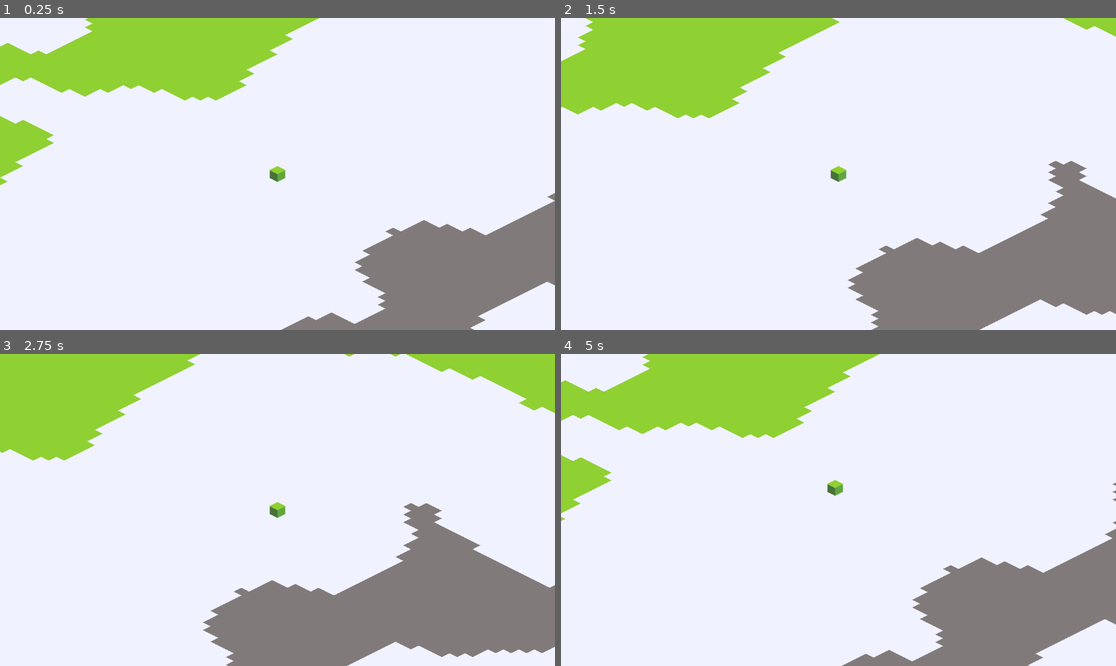
Above: before the commit, frames 1-4 (two rows, left to right).
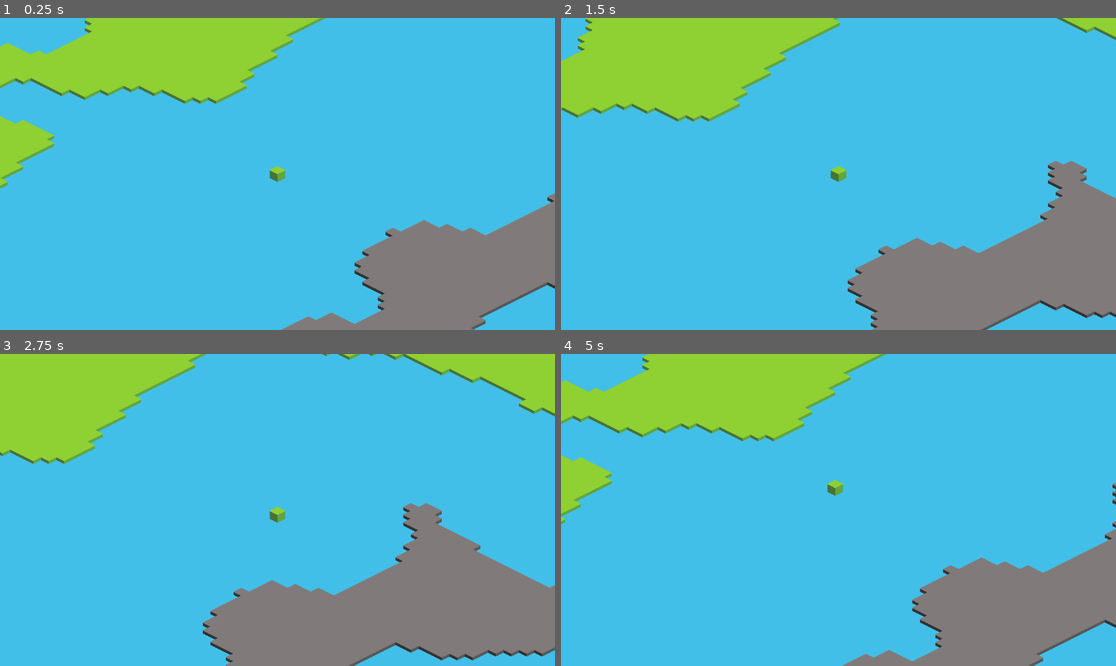
Above: after the commit, the same moments.

Repository: Ipnu22Aris33/hello-craft
Game: Godot game, scene res://scenes/World.tscn
The game is run twice, just before and just after one commit, with the same random seed, the same clock (stepped at 60 frames per second) and the same inputs.
Inputs (mouse positions are in pixels of both pictures, inside the frame that each line leads up to):
- Up to frame 1 (0.25 s): no input
- Up to frame 2 (1.5 s): tap Enter (ui_accept) at 0.5, 0.77 s; move the mouse to (960, 158) at 0.52 s; hold Right (ui_right) 0.53-1.28 s; hold H 0.53-1.28 s; click (960, 158) at 0.67 s; tap Shift at 0.8, 1.35 s; move the mouse to (727, 189) at 1.27 s; hold Down (ui_down) from 1.28 s (still down)
- Up to frame 3 (2.75 s): tap Enter (ui_accept) at 1.52 s; tap H at 1.55 s; move the mouse to (333, 441) at 2.02 s; release Down (ui_down) at 2.03 s; hold Right (ui_right) from 2.03 s (still down); hold H from 2.03 s (still down); tap Shift at 2.3 s
- Up to frame 4 (5 s): move the mouse to (810, 572) at 2.77 s; release Right (ui_right) at 2.78 s; release H at 2.78 s; hold Up (ui_up) 2.78-3.53 s; tap Shift at 2.85, 3.8, 4.35 s; click (810, 572) at 2.92 s; tap Enter (ui_accept) at 3.02, 3.77, 4.52 s; tap H at 3.05, 4.55 s; move the mouse to (1005, 556) at 3.52 s; hold H 3.53-4.28 s; hold Left (ui_left) from 3.53 s (still down); move the mouse to (672, 463) at 4.27 s

The runs differ from the first frame. In frame 1, 79% of the frame differs, in the area x 0-100%, y 0-100%; in frame 2, 75%; in frame 3, 72%; in frame 4, 79%.

Commit message:
feat: add debug offset, refactor player, and update tile atlas coordinates

Diff:
--- a/scenes/World.tscn
+++ b/scenes/World.tscn
@@ -36,6 +36,8 @@
 3:4/0/texture_origin = Vector2i(0, -8)
 4:4/0 = 0
 4:4/0/texture_origin = Vector2i(0, -8)
+4:1/0 = 0
+4:1/0/texture_origin = Vector2i(0, -8)
 
 [sub_resource type="TileSetAtlasSource" id="TileSetAtlasSource_hlk0d"]
 texture = ExtResource("4_1lgw5")
@@ -209,12 +211,12 @@
 tile_shape = 1
 tile_layout = 4
 tile_size = Vector2i(32, 16)
+physics_layer_0/collision_layer = 1
 sources/0 = SubResource("TileSetAtlasSource_1lgw5")
 sources/1 = SubResource("TileSetAtlasSource_hlk0d")
 
 [node name="World" type="Node2D" unique_id=914060483]
 script = ExtResource("1_kqs1s")
-render_distance = 8
 chunk_scene = ExtResource("2_32lhk")
 player_scene = ExtResource("3_hlk0d")
 
--- a/scripts/atlas_registry.gd
+++ b/scripts/atlas_registry.gd
@@ -4,7 +4,7 @@
 const GROUNDS := {
 	0: { # atlas_id
 		"grass": {"atlas_coord": Vector2i(0, 0), "replaceable": true},
-		"dirt": {"atlas_coord": Vector2i(1, 0), "replaceable": true},
+		"dirt": {"atlas_coord": Vector2i(4, 1), "replaceable": true},
 		"sand": {"atlas_coord": Vector2i(2, 0), "replaceable": true},
 		"snow": {"atlas_coord": Vector2i(3, 0), "replaceable": true},
 		"dirt_snow": {"atlas_coord": Vector2i(4, 0), "replaceable": true},
@@ -13,8 +13,8 @@
 }
 
 const LIQUIDS := {
-	1: { # atlas_id
-		"water": {"atlas_coord": Vector2i(0, 0), "replaceable": false},
+	0: { # atlas_id
+		"water": {"atlas_coord": Vector2i(4, 1), "replaceable": false},
 		"lava": {"atlas_coord": Vector2i(1, 0), "replaceable": false},
 	}
 }
--- a/scripts/player.gd
+++ b/scripts/player.gd
@@ -1,11 +1,10 @@
 extends CharacterBody2D
 
+# Constants
 const WALK_SPEED := 150.0
 const RUN_SPEED := 260.0
-
 const DASH_SPEED := 700.0
 const DASH_TIME := 0.15
-
 const JUMP_FORCE := 220.0
 const GRAVITY := 500.0
 
@@ -13,12 +12,21 @@
 
 var height := 0.0
 var vertical_velocity := 0.0
-
 var dash_timer := 0.0
 var dash_direction := Vector2.ZERO
 var facing_direction := Vector2.DOWN
 
+var debug_offset_down := false
+
+
+
 func _physics_process(delta: float) -> void:
+
+	if Input.is_key_pressed(KEY_H):
+		debug_offset_down = true
+	else:
+		debug_offset_down = false
+
 	var input := Vector2(
 		Input.get_axis("ui_left", "ui_right"),
 		Input.get_axis("ui_up", "ui_down")
@@ -26,39 +34,29 @@
 
 	var move := Vector2.ZERO
 
-	# ------------------------------------------------
-	# SINGLE DIRECTION (ISO MAPPING)
-	# ------------------------------------------------
-
-	# UP
+	# --- Isometric movement mapping ---
+	# Up arrow -> move top-left (isometric)
 	if input == Vector2.UP:
 		move = Vector2.LEFT + Vector2.UP * 0.5
-
-	# DOWN
+	# Down arrow -> move bottom-right
 	elif input == Vector2.DOWN:
 		move = Vector2.RIGHT + Vector2.DOWN * 0.5
-
-	# LEFT
+	# Left arrow -> move bottom-left
 	elif input == Vector2.LEFT:
 		move = Vector2.LEFT + Vector2.DOWN * 0.5
-
-	# RIGHT
+	# Right arrow -> move top-right
 	elif input == Vector2.RIGHT:
 		move = Vector2.RIGHT + Vector2.UP * 0.5
-
-	# ------------------------------------------------
-	# DIAGONAL = LURUS
-	# ------------------------------------------------
-
+	# Diagonal top-right -> move straight up
 	elif input == Vector2(1, -1):
 		move = Vector2.UP
-
+	# Diagonal top-left -> move straight left
 	elif input == Vector2(-1, -1):
 		move = Vector2.LEFT
-
+	# Diagonal bottom-right -> move straight right
 	elif input == Vector2(1, 1):
 		move = Vector2.RIGHT
-
+	# Diagonal bottom-left -> move straight down
 	elif input == Vector2(-1, 1):
 		move = Vector2.DOWN
 
@@ -67,10 +65,7 @@
 	if move != Vector2.ZERO:
 		facing_direction = move
 
-	# ------------------------------------------------
-	# DASH
-	# ------------------------------------------------
-
+	# --- Dash mechanic ---
 	if Input.is_action_just_pressed("ui_focus_next"):
 		dash_timer = DASH_TIME
 		dash_direction = facing_direction
@@ -86,10 +81,7 @@
 
 	move_and_slide()
 
-	# ------------------------------------------------
-	# JUMP
-	# ------------------------------------------------
-
+	# --- Jump & gravity ---
 	var want_jump := Input.is_action_just_pressed("ui_accept")
 
 	if want_jump and height == 0:
@@ -102,30 +94,24 @@
 		height = 0
 		vertical_velocity = 0
 
-	# ------------------------------------------------
-	# ISO COMPENSATED VISUAL HEIGHT
-	# ------------------------------------------------
-
+	# --- Visual height offset for isometric ---
 	var iso_offset := Vector2(
 		facing_direction.x - facing_direction.y,
 		(facing_direction.x + facing_direction.y) * 0.5
 	).normalized()
 
+	var extra_offset := 0.0
+	if debug_offset_down:
+		extra_offset = 10.0
+
 	sprite.position = Vector2(
 		iso_offset.x * height * 0.15,
-		- height
+		-height + extra_offset
 	)
 
-	# ------------------------------------------------
-	# ANIMATION
-	# ------------------------------------------------
-
+	# --- Animation ---
 	if velocity.length() > 0:
-		sprite.speed_scale = (
-			1.8
-			if Input.is_key_pressed(KEY_SHIFT)
-			else 1.0
-		)
+		sprite.speed_scale = 1.8 if Input.is_key_pressed(KEY_SHIFT) else 1.0
 		sprite.play("default")
 	else:
 		sprite.stop()
--- a/scripts/world.gd
+++ b/scripts/world.gd
@@ -1,106 +1,50 @@
 extends Node2D
 
+# Constants
 const CHUNK_SIZE := 16
 
+# Exports
 @export var render_distance := 4
-
 @export var chunk_scene: PackedScene
 @export var player_scene: PackedScene
+@export var world_seed := 0
+@export var terrain_frequency := 0.005
+@export var biome_frequency := 0.00005
+@export_range(0.0, 1.0) var biome_detail_strength := 0.15
 
-# =================================================
-# WORLD
-# =================================================
-
-@export var world_seed := 0
-
-# =================================================
-# TERRAIN
-# =================================================
-
-@export var terrain_frequency := 0.005
-
-# =================================================
-# BIOME
-# =================================================
-
-@export var biome_frequency := 0.00005
-
-# biome detail kecil
-@export_range(0.0, 1.0)
-var biome_detail_strength := 0.15
-
-# =================================================
-# NOISE
-# =================================================
-
+# Noise
 var terrain_noise := FastNoiseLite.new()
 var biome_noise := FastNoiseLite.new()
 
-# =================================================
-# NODES
-# =================================================
-
+# Nodes
 @onready var ground := $Ground
-
 var player: Node2D
 
-# =================================================
-# CHUNKS
-# =================================================
+# Chunks
+var loaded_chunks := {}
+var current_chunk := Vector2i(999999, 999999)
+var last_tile := Vector2i(999999, 999999)
 
-var loaded_chunks := {}
-
-var current_chunk := Vector2i(
-	999999,
-	999999
-)
-
-var last_tile := Vector2i(
-	999999,
-	999999
-)
-
+# --- Initialization ---
 func _ready():
-	var active_seed := (
-		world_seed
-		if world_seed != 0
-		else randi()
-	)
-
+	var active_seed := world_seed if world_seed != 0 else randi()
 	seed(active_seed)
 
-	# =================================================
-	# TERRAIN
-	# =================================================
-
 	terrain_noise.seed = active_seed
-
 	terrain_noise.frequency = terrain_frequency
 
-	# =================================================
-	# BIOME
-	# =================================================
-
 	biome_noise.seed = active_seed + 100
-
 	biome_noise.frequency = biome_frequency
 
-	# =================================================
-	# PLAYER
-	# =================================================
-
 	player = player_scene.instantiate()
-
 	add_child(player)
 
+# --- Chunk management ---
 func _process(_delta: float) -> void:
-	var tile_pos = ground.local_to_map(
-		player.global_position
-	)
+	var tile_pos: Vector2i = ground.local_to_map(player.global_position)
 
 	if tile_pos != last_tile:
 		last_tile = tile_pos
-
 		print(tile_pos)
 
 	var player_chunk := Vector2i(
@@ -113,142 +57,66 @@
 
 	current_chunk = player_chunk
 
-	# =================================================
-	# LOAD
-	# =================================================
-
-	for x in range(
-		player_chunk.x - render_distance,
-		player_chunk.x + render_distance + 1
-	):
-		for y in range(
-			player_chunk.y - render_distance,
-			player_chunk.y + render_distance + 1
-		):
+	# Load chunks
+	for x in range(player_chunk.x - render_distance, player_chunk.x + render_distance + 1):
+		for y in range(player_chunk.y - render_distance, player_chunk.y + render_distance + 1):
 			var chunk_pos := Vector2i(x, y)
-
 			if loaded_chunks.has(chunk_pos):
 				continue
-
 			load_chunk(chunk_pos)
 
-	# =================================================
-	# UNLOAD
-	# =================================================
+	# Unload chunks
+	var to_remove := []
+	for chunk_pos in loaded_chunks.keys():
+		var dx: int = abs(chunk_pos.x - player_chunk.x)
+		var dy: int = abs(chunk_pos.y - player_chunk.y)
 
-	var to_remove := []
-
-	for chunk_pos in loaded_chunks.keys():
-		var dx = abs(
-			chunk_pos.x - player_chunk.x
-		)
-
-		var dy = abs(
-			chunk_pos.y - player_chunk.y
-		)
-
-		if (
-			dx > render_distance
-			or
-			dy > render_distance
-		):
+		if dx > render_distance or dy > render_distance:
 			loaded_chunks[chunk_pos].clear(self )
-
 			to_remove.append(chunk_pos)
 
 	for chunk_pos in to_remove:
 		loaded_chunks.erase(chunk_pos)
 
-func load_chunk(
-	chunk_pos: Vector2i
-) -> void:
-	var chunk = chunk_scene.instantiate()
-
+# --- Chunk loading ---
+func load_chunk(chunk_pos: Vector2i) -> void:
+	var chunk := chunk_scene.instantiate()
 	chunk.chunk_position = chunk_pos
-
 	chunk.generate(self )
-
 	loaded_chunks[chunk_pos] = chunk
 
-func get_biome(
-	world_x: int,
-	world_y: int
-) -> String:
-	var biome := biome_noise.get_noise_2d(
-		world_x,
-		world_y
-	)
+# --- Biome detection ---
+func get_biome(world_x: int, world_y: int) -> String:
+	var biome := biome_noise.get_noise_2d(world_x, world_y)
 
-	# detail kecil supaya biome tidak terlalu flat
-	biome += (
-		terrain_noise.get_noise_2d(
-			world_x,
-			world_y
-		)
-		*
-		biome_detail_strength
-	)
+	biome += terrain_noise.get_noise_2d(world_x, world_y) * biome_detail_strength
 
 	if biome < -0.25:
 		return "cold"
-
 	elif biome > 0.25:
 		return "hot"
-
 	return "normal"
 
-func get_block(
-	world_x: int,
-	world_y: int
-) -> Dictionary:
-	var terrain := terrain_noise.get_noise_2d(
-		world_x,
-		world_y
-	)
+# --- Block type ---
+func get_block(world_x: int, world_y: int) -> Dictionary:
+	var terrain := terrain_noise.get_noise_2d(world_x, world_y)
 
 	match get_biome(world_x, world_y):
 		"cold":
 			if terrain < 0.1:
-				return AtlasRegistry.get_ground(
-					"snow"
-				)
-
-			return AtlasRegistry.get_ground(
-				"dirt_snow"
-			)
-
+				return AtlasRegistry.get_ground("snow")
+			return AtlasRegistry.get_ground("dirt_snow")
 		"hot":
 			if terrain < 0.1:
-				return AtlasRegistry.get_ground(
-					"sand"
-				)
-
-			return AtlasRegistry.get_ground(
-				"grass"
-			)
-
+				return AtlasRegistry.get_ground("sand")
+			return AtlasRegistry.get_ground("grass")
 		_:
 			if terrain < -0.2:
-				return AtlasRegistry.get_ground(
-					"grass"
-				)
+				return AtlasRegistry.get_ground("grass")
+			elif terrain < 0.2:
+				return AtlasRegistry.get_liquid("water")
+			return AtlasRegistry.get_ground("stone")
 
-			elif terrain < 0.2:
-				return AtlasRegistry.get_ground(
-					"dirt"
-				)
-
-			return AtlasRegistry.get_ground(
-				"stone"
-			)
-
-func set_cell(
-	cell: Vector2i,
-	atlas_id: int,
-	atlas_coord: Vector2i
-) -> void:
-	ground.set_cell(
-		cell,
-		atlas_id,
-		atlas_coord
-	)
+# --- Cell setter ---
+func set_cell(cell: Vector2i, atlas_id: int, atlas_coord: Vector2i) -> void:
+	ground.set_cell(cell, atlas_id, atlas_coord)
Binary file changed: assets/Sprite-0002.png
